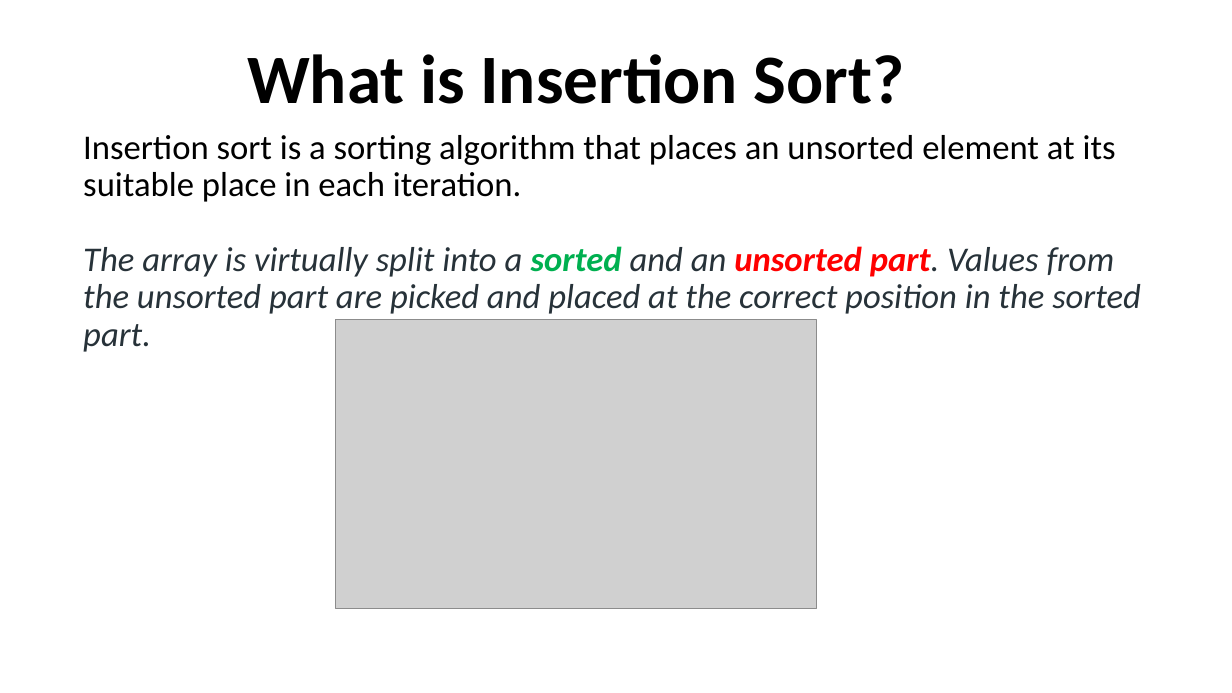
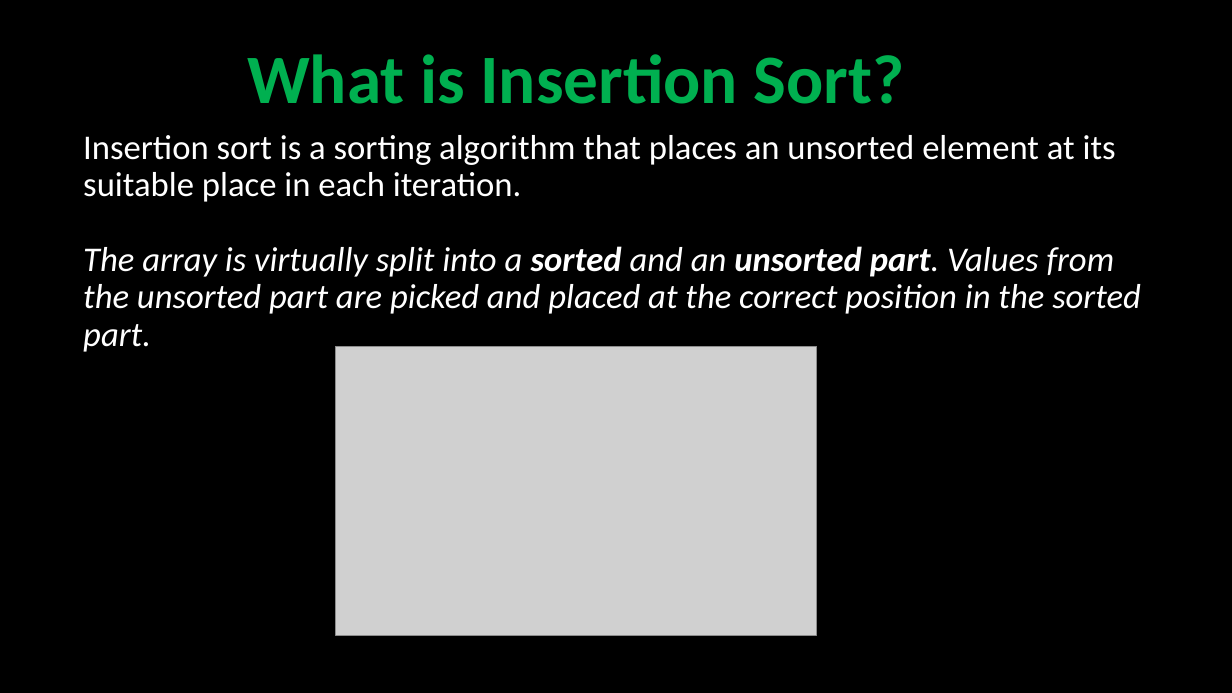
Before and after one commit to robitussin/CCS0015, a slide deck: slide 1 of sorting_algorithms/Insertion Sort.pptx. Drawn at 1232x693 pixels with LibreOffice and Linux fonts; fonts in the diff are those of the drawing; grey boxes stand for pictures. Boxes give left, top, right and bottom in pixels: in the first picture for what was removed or moved away, otherwise in the second. Text is boxed around its words. In the diff, an @@ line names an element or a change of style, - is before the commit and + after.

Commit message:
updated slides

```diff
--- a/sorting_algorithms/Insertion Sort.pptx
+++ b/sorting_algorithms/Insertion Sort.pptx
@@ background #FFFFFF to #000000 @@
@@ title "What is Insertion Sort?" at (247, 54, 905, 104): text colour #000000 to #00B050 @@
@@ text "Insertion sort is a sorting ..." at (83, 135, 1141, 352): text colour #000000 to #FFFFFF in "Insertion sort is a sorting algorithm that ..."; text colour #273239 to #FFFFFF in "The array is virtually split into a ..."; text colour #00B050 to #FFFFFF in "sorted"; text colour #FF0000 to #FFFFFF in "unsorted part." @@
@@ picture: place and size @@
-picture at (335, 320, 817, 608)
+picture at (335, 347, 817, 635)
```
Also in this commit, not shown: 7 other slides changed, 3 other files.
